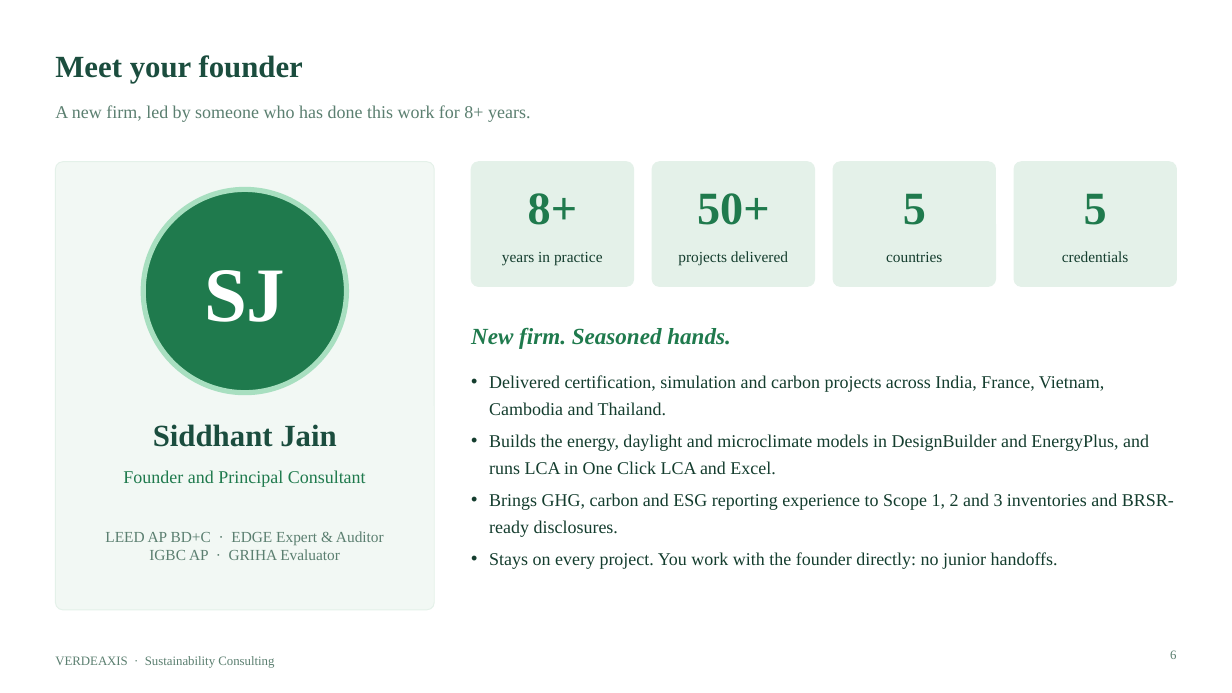
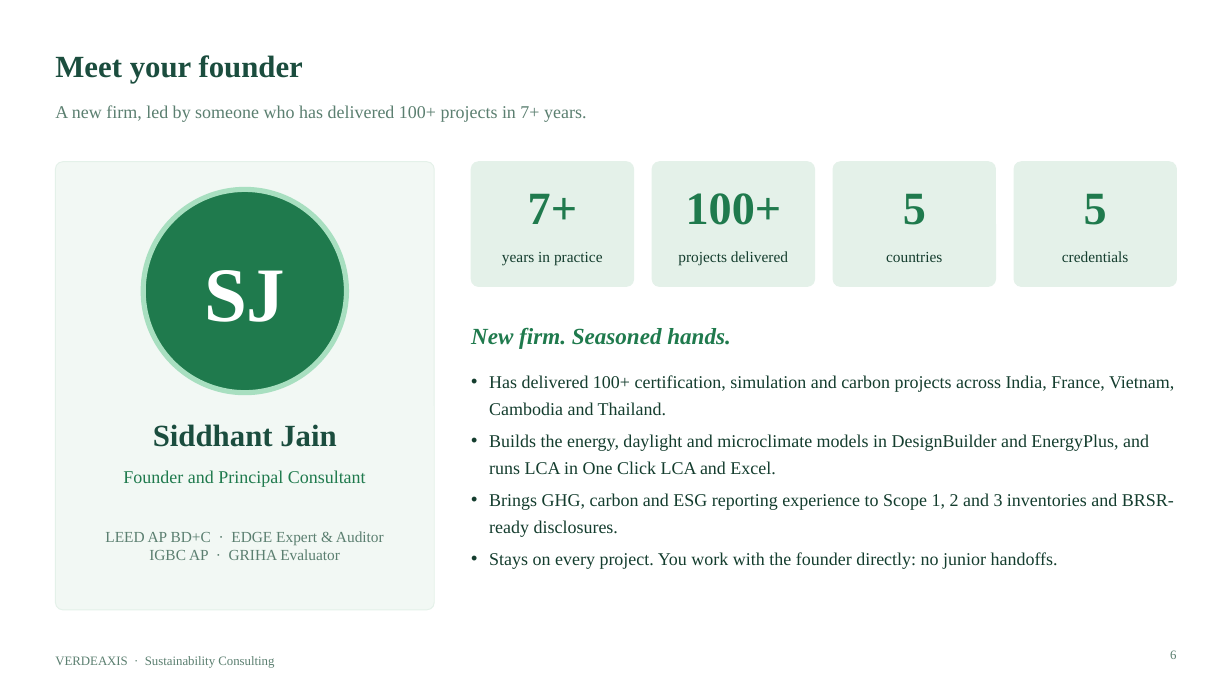
Before and after one commit to Siddhant1497/lca-tool, a slide deck: slide 6 of VERDEAXIS_Company_Profile_v8.pptx. Drawn at 1232x693 pixels with LibreOffice and Linux fonts; fonts in the diff are those of the drawing. Boxes give left, top, right and bottom in pixels: in the first picture for what was removed or moved away, otherwise in the second. Text is boxed around its words. In the diff, an @@ line names an element or a change of style, - is before the commit and + after.

```diff
--- a/VERDEAXIS_Company_Profile_v8.pptx
+++ b/VERDEAXIS_Company_Profile_v8.pptx
@@ text at (x1=55, y1=105, x2=586, y2=122): text changed @@
-A new firm, led by someone who has done this work for 8+ years.
+A new firm, led by someone who has delivered 100+ projects in 7+ years.
@@ text at (x1=528, y1=193, x2=577, y2=224): text changed @@
-8+
+7+
@@ text at (x1=686, y1=193, x2=782, y2=225): text changed @@
-50+
+100+
@@ text at (x1=489, y1=375, x2=1174, y2=415): text changed @@
-• Delivered certification, simulation and carbon projects across India, France, Vietnam, Cambodia and Thailand.
+• Has delivered 100+ certification, simulation and carbon projects across India, France, Vietnam, Cambodia and Thailand.
```
Also in this commit, not shown: 1 other slide changed.
